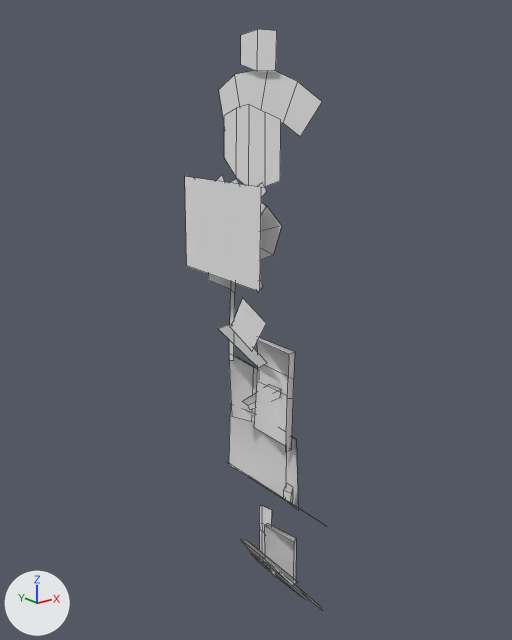
Renders of the OBJ model Soundmarine/Assets/Art_Assets/layer_cake/buildings.obj from each side of a commit.
Both versions are drawn from a camera (50 mm lens) standing at (-1.502, -3.891, 0.471) and looking at (0.004, -2.009, -0.282). Arrows for +X, +Y and +Z are at lower left; the lights stay in place. Mesh edges are drawn as thin lines. Where no turn or scale is listed for an object, it has been applied to the vertices.

The first picture shows 'buildings'.
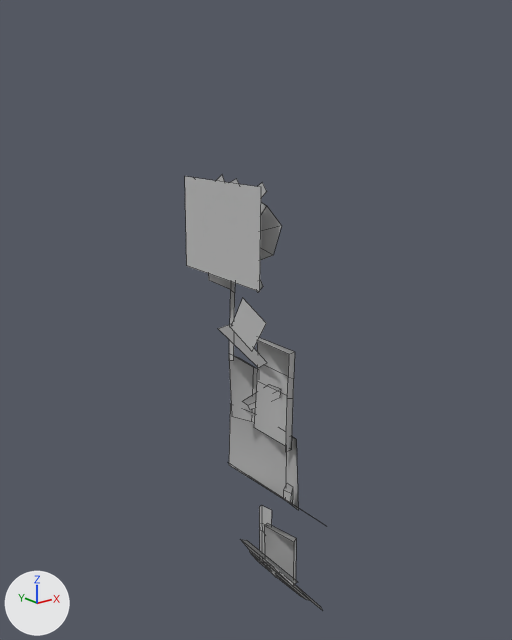
The newer file is also rescaled (x0.153), turned or shifted as a whole; pictures and numbers use the older file's frame.

Where the change shows, as pixel boxes (x1, y1, x2, y2) in the pictures (512 x 640 px):
```json
{"object": "buildings", "change": "recoloured, reshaped", "before": [185, 29, 322, 610], "after": [185, 175, 322, 610], "on screen": "25% shorter"}
{"part": 1, "of": "me_buildings", "change": "deleted", "before": [219, 70, 322, 137]}
{"part": 2, "of": "me_buildings", "change": "deleted", "before": [224, 105, 281, 187]}
{"part": 3, "of": "me_buildings", "change": "deleted", "before": [241, 29, 277, 71]}
```

Scene script edits in JSON lines:
```json
{"op": "set", "path": "mat_initialshadinggroup.base_color", "old": "(0.8, 0.8, 0.8)", "new": "(0.5, 0.5, 0.5)", "note": "white #e7e7e7 -> grey #bcbcbc"}
{"block": "me_buildings", "where": "me_buildings.from_pydata(...)  # 197 vertices, 79 faces; spans x -0.19..0.21, y -2.34..-1.78, z -1.49..0.67"}
{"block": "me_buildings", "where": "# used by ob_buildings; location = (0.0, 0.0, 0.0)"}
{"block": "me_buildings", "change": "me_buildings part 1: the loose piece of 10 vertices spanning x 0.0, y -2.32..-1.81, z 0.35..0.56 is deleted"}
{"block": "me_buildings", "change": "me_buildings part 2: the loose piece of 10 vertices spanning x -0.05, y -2.2..-1.91, z 0.19..0.45 is deleted"}
{"block": "me_buildings", "change": "me_buildings part 3: the loose piece of 6 vertices spanning x -0.02, y -2.14..-1.96, z 0.55..0.67 is deleted"}
{"op": "remove", "block": "me_buildings", "code": "me_buildings.materials.append(mat_lambert4sg)  # white #e7e7e7"}
```
